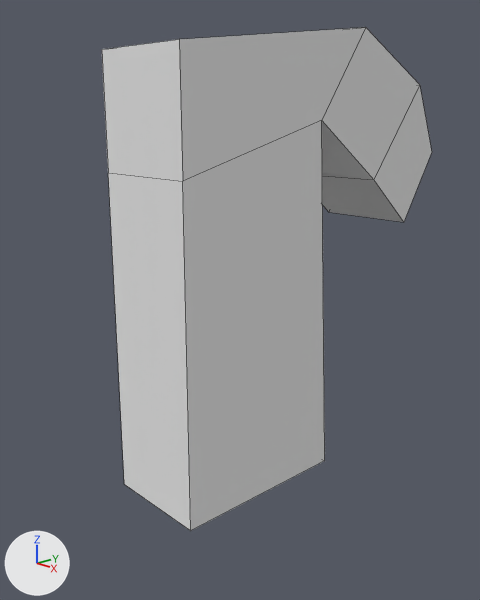
The Blender file HW9/source/knight.blend, before and after one commit.
Before and after are seen from a 50 mm lens placed at (5.34, -4.74, 4.17), pointed at (-0.4, 0.57, 1.99). The axes (+X, +Y, +Z) are drawn at lower left. The lights are the same throughout. Mesh edges are drawn as thin lines.
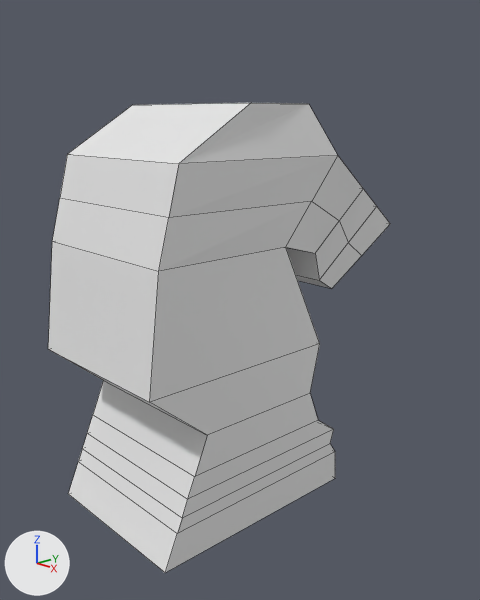
Commit message: Crafting basic shape of knight

Where the change shows, as pixel boxes (x1, y1, x2, y2) in the pictures (480 x 600 px):
'Cube', reshaped, moved, rescaled (7% shorter): before (102, 27, 432, 531); after (48, 103, 390, 573)

What changed in the scene script:
```text
Change me_cube:
    used by ob_cube; location = (0.0, 0.0, 2.41); scale = (-0.613, -1.06, -2.37)
    remove me_cube.from_pydata(...)  # 20 vertices, 18 faces; spans x -1.0..1.0, y -2.8..1.0, z -1.12..1.0
    remove me_cube.materials.append(mat_material)  # white #e7e7e7
    add me_cube.from_pydata(...)  # 72 vertices, 66 faces, 1 loose edge; spans x -1.0..1.16, y -0.96..1.21, z -1.12..0.91
    me_cube part 1: the whole mesh is rebuilt
Change ob_cube:
    ob_cube.location: (0.0, 0.0, 2.41) -> (-0.45, 0.08, 2.19)
    ob_cube.scale: (-0.613, -1.06, -2.37) -> (1.0, 1.6, 2.28)
```
